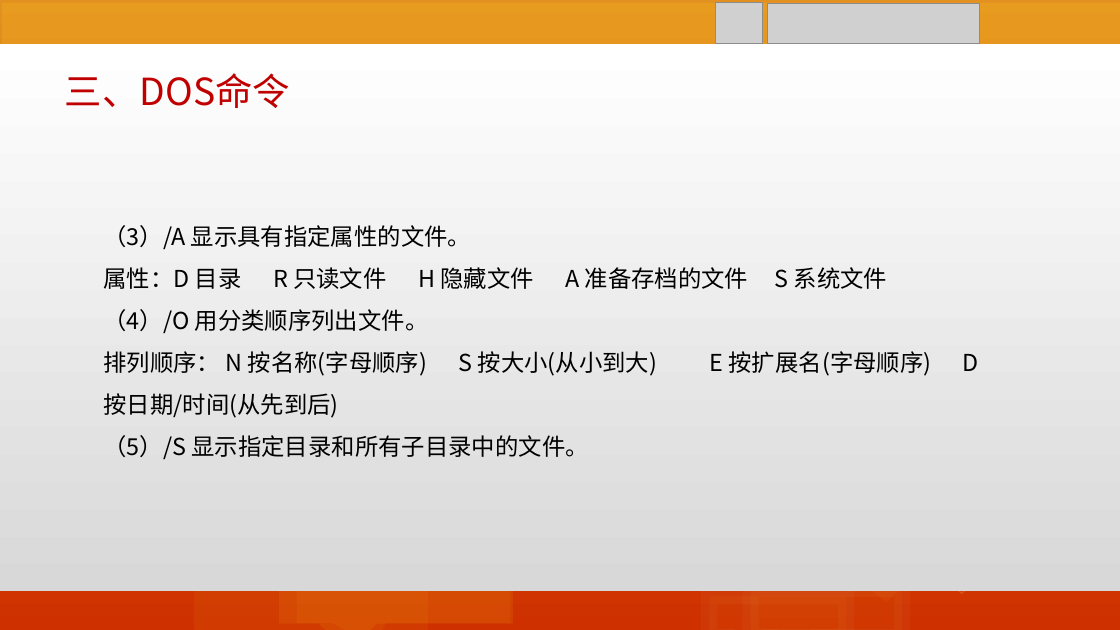
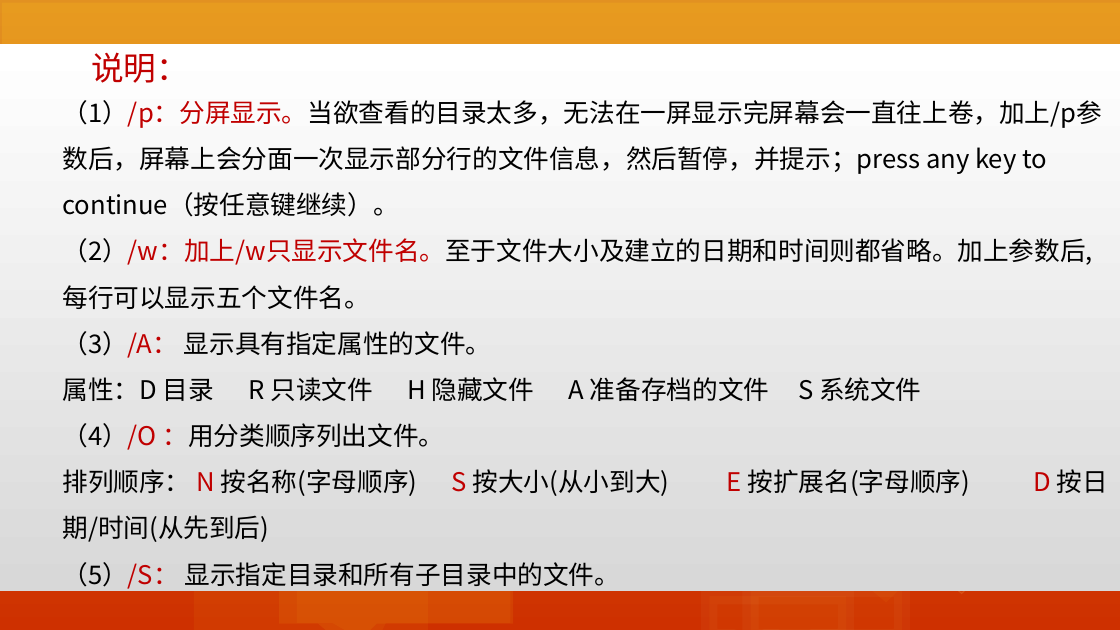
Before and after one commit to edu2act/course-informationliteracy, a slide deck: slide 24 of materials/slides/05-DOS.pptx (slide 32 before the commit). Drawn at 1120x630 pixels with LibreOffice and Linux fonts; fonts in the diff are those of the drawing; grey boxes stand for pictures. Boxes give left, top, right and bottom in pixels: in the first picture for what was removed or moved away, otherwise in the second. Text is boxed around its words. In the diff, an @@ line names an element or a change of style, - is before the commit and + after.

```diff
--- a/materials/slides/05-DOS.pptx
+++ b/materials/slides/05-DOS.pptx
@@ picture removed at <box>716,3,763,44</box> @@
@@ picture removed at <box>767,3,980,44</box> @@
@@ text at <box>91,52,189,83</box>: text changed; size 32 to 28 pt @@
-三、DOS命令
+说明：
@@ text "（1）/p：分屏显示。当欲查看的目录太多，无法在一屏显示完屏幕会一直往上卷，加上/p参数后，屏幕上会分面一次显示部分行的 ...": place and size @@
-text "（1）/p：分屏显示。当欲查看的目录太多，无法在一屏显示完屏幕会一直往上卷，加上/p参数后，屏幕上会分面一次显示部分行的 ..." at <box>103,225,887,459</box>
+text "（1）/p：分屏显示。当欲查看的目录太多，无法在一屏显示完屏幕会一直往上卷，加上/p参数后，屏幕上会分面一次显示部分行的 ..." at <box>63,100,1103,589</box>
@@ text at <box>63,100,1103,358</box>: text changed; size 20 to 22 pt @@
-（3）/A 显示具有指定属性的文件。
+（1）/p：分屏显示。当欲查看的目录太多，无法在一屏显示完屏幕会一直往上卷，加上/p参数后，屏幕上会分面一次显示部分行的文件信息，然后暂停，并提示；press any key to continue（按任意键继续）。
+（2）/w：加上/w只显示文件名。至于文件大小及建立的日期和时间则都省略。加上参数后,每行可以显示五个文件名。
+（3）/A： 显示具有指定属性的文件。
@@ text at <box>63,377,922,542</box>: size 20 to 22 pt in "属性：D 目录 R 只读文件 H 隐藏文件 A ...", "排列顺序： N 按名称(字母顺序) S 按大小(从小到大) E 按扩展名(字母顺序) ..."; text colour #000000 to #C00000 in "N S E D" @@
@@ text at <box>63,423,445,450</box>: text changed; size 20 to 22 pt @@
-（4）/O 用分类顺序列出文件。
+（4）/O ：用分类顺序列出文件。
@@ text at <box>63,562,621,589</box>: text changed; size 20 to 22 pt @@
-（5）/S 显示指定目录和所有子目录中的文件。
+（5）/S： 显示指定目录和所有子目录中的文件。
```
Also in this commit, not shown: 35 other slides changed, 12 slides removed, 40 other files.
